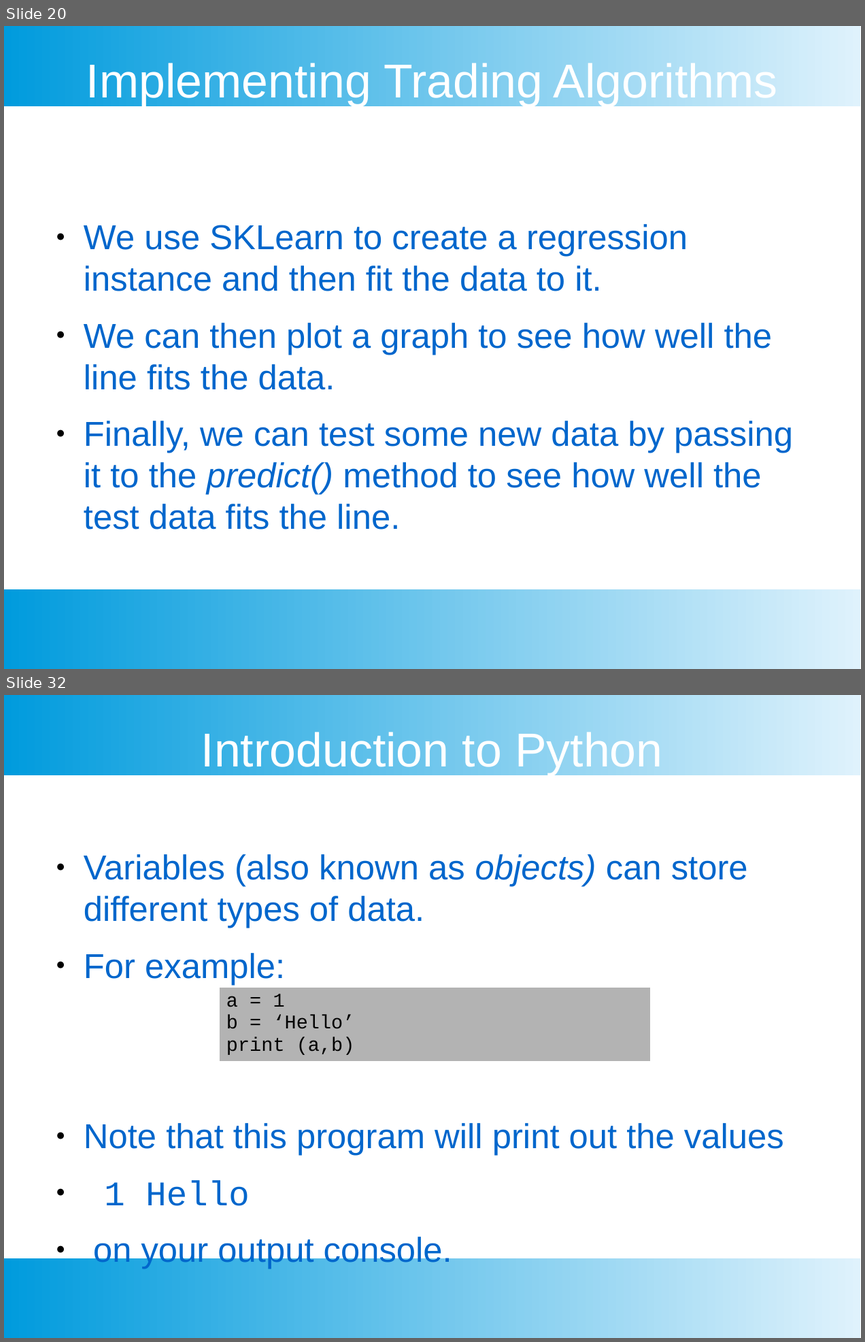
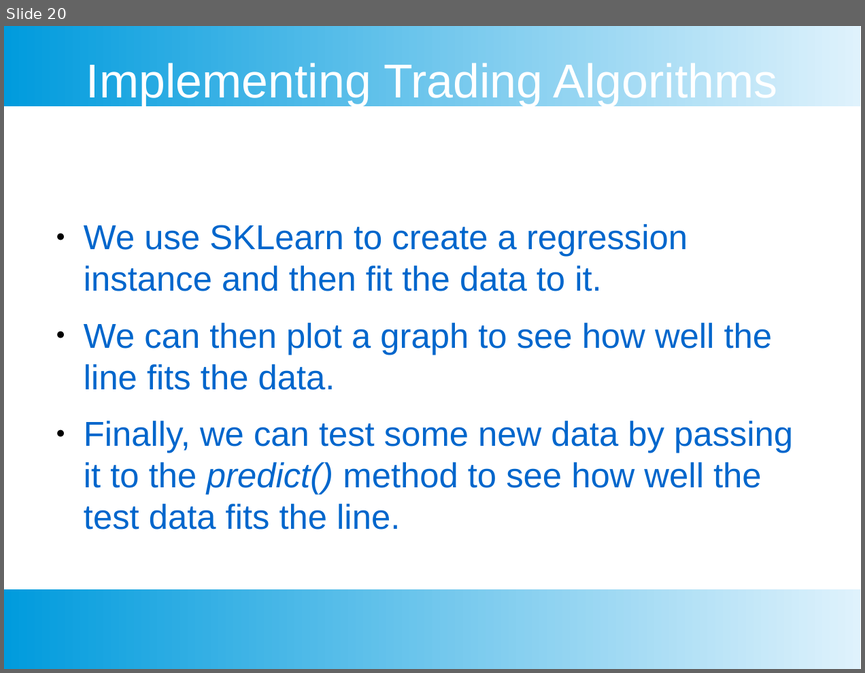
Before and after one commit to chankeypathak/CitiDataScience, a slide deck: docs/Module 4.pptx. Shown one above the other, each under a label of ours: slides 20 and 32 before the commit, slide 20 after it; the slides between them are not shown. The pictures are 865x1342 and 865x673 pixels, drawn with LibreOffice and Linux fonts; fonts in the diff are those of the drawing. Boxes give left, top, right and bottom in pixels: in the first picture for what was removed or moved away, otherwise in the second. Text is boxed around its words. In the diff, an @@ line names an element or a change of style, - is before the commit and + after.

```diff
--- a/docs/Module 4.pptx
+++ b/docs/Module 4.pptx
@@ slide 32 removed at (4,695,861,1338), background #FFFFFF; not listed: 2 template elements that a slide beside it also shows @@
@@ text removed at (201,728,662,775) @@
-Introduction to Python
@@ text removed at (84,854,784,1269) @@
-● Variables (also known as objects) can store different types of data.
-● For example:
-● Note that this program will print out the values
-● 1 Hello
-● on your output console.
@@ table removed at (219,987,650,1060), 1 rows, 1 columns @@
-a = 1 / b = ‘Hello’ / print (a,b)
```
Also in this commit, not shown: 4 slides added, 41 other slides removed, 2 other files.
